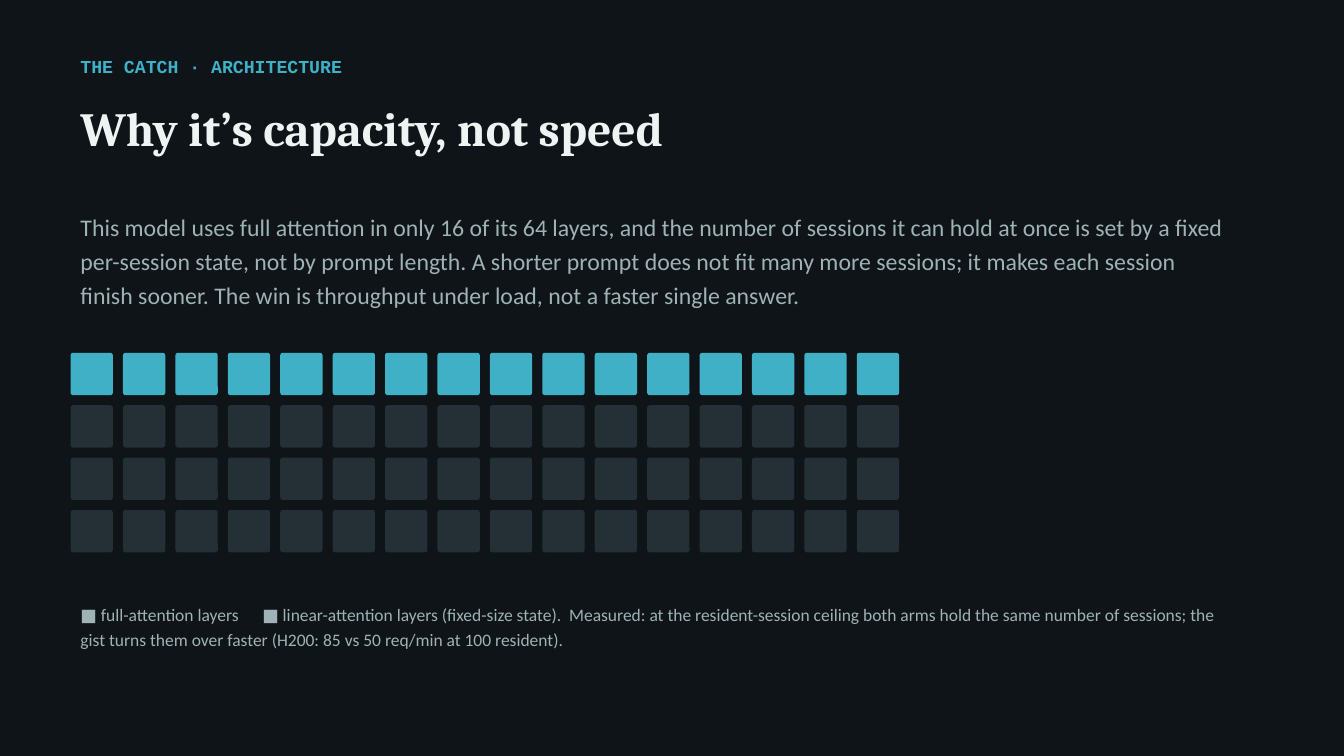
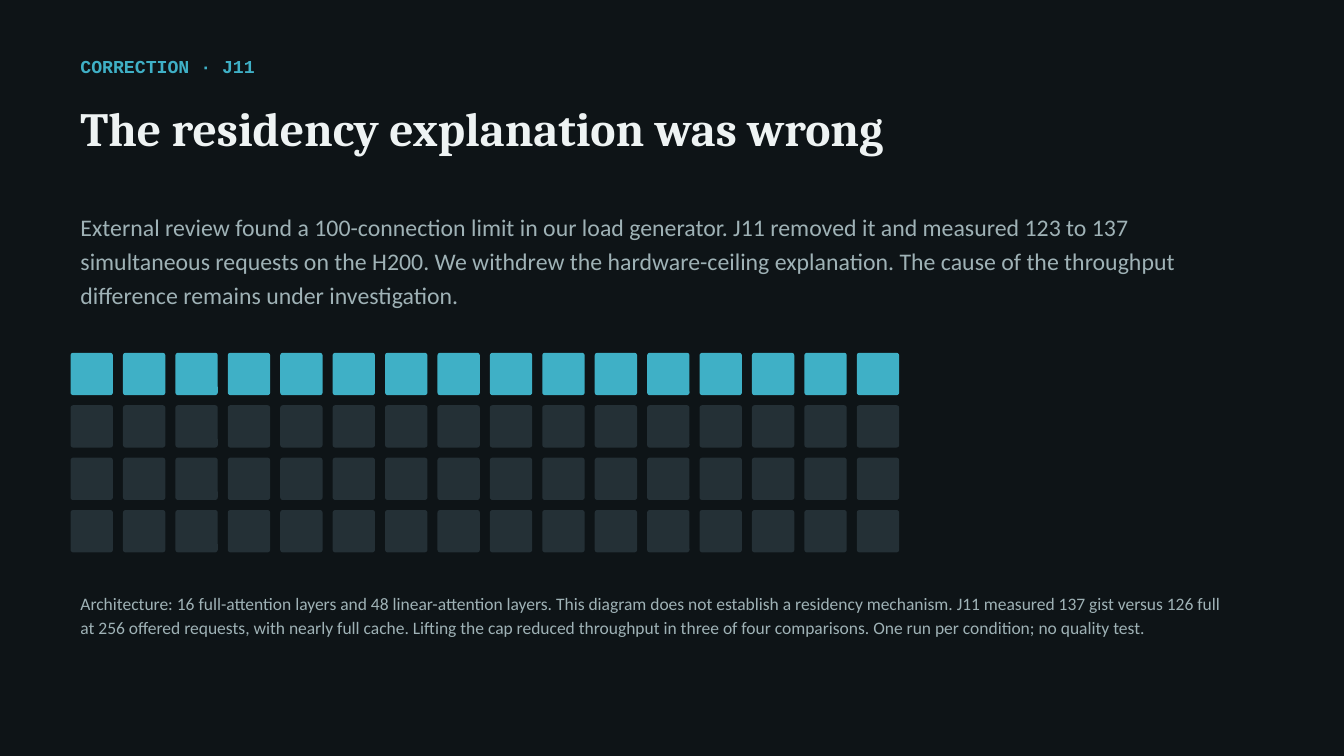
Before and after one commit to arunmenon/gisting-coding-agent, a slide deck: slide 8 of Gisting-CTO-deck.pptx. Drawn at 1344x756 pixels with LibreOffice and Linux fonts; fonts in the diff are those of the drawing. Boxes give left, top, right and bottom in pixels: in the first picture for what was removed or moved away, otherwise in the second. Text is boxed around its words. In the diff, an @@ line names an element or a change of style, - is before the commit and + after.

```diff
--- a/Gisting-CTO-deck.pptx
+++ b/Gisting-CTO-deck.pptx
@@ text at [80,61,255,73]: text changed @@
-THE CATCH · ARCHITECTURE
+CORRECTION · J11
@@ text at [80,113,883,156]: text changed @@
-Why it’s capacity, not speed
+The residency explanation was wrong
@@ text at [80,219,1174,308]: text changed @@
-This model uses full attention in only 16 of its 64 layers, and the number of sessions it can hold at once is set by a fixed per-session state, not by prompt length. A shorter prompt does not fit many more sessions; it makes each session finish sooner. The win is throughput under load, not a faster single answer.
+External review found a 100-connection limit in our load generator. J11 removed it and measured 123 to 137 simultaneous requests on the H200. We withdrew the hardware-ceiling explanation. The cause of the throughput difference remains under investigation.
@@ text at [80,598,1220,637]: text changed @@
-■ full-attention layers ■ linear-attention layers (fixed-size state). Measured: at the resident-session ceiling both arms hold the same number of sessions; the gist turns them over faster (H200: 85 vs 50 req/min at 100 resident).
+Architecture: 16 full-attention layers and 48 linear-attention layers. This diagram does not establish a residency mechanism. J11 measured 137 gist versus 126 full at 256 offered requests, with nearly full cache. Lifting the cap reduced throughput in three of four comparisons. One run per condition; no quality test.
```
Also in this commit, not shown: 7 other slides changed, 16 other files.
